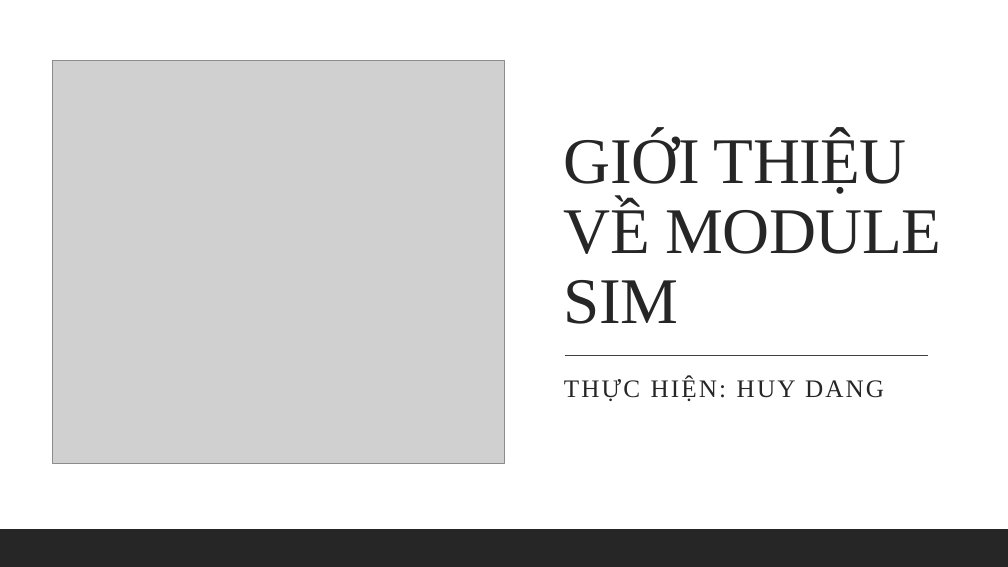
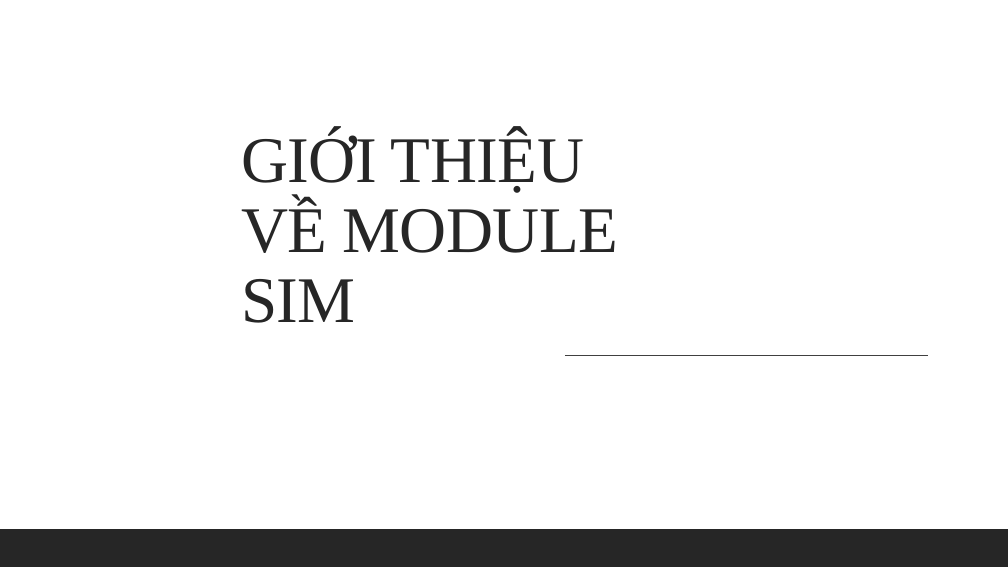
Before and after one commit to VANTHO15/SIM_LCD_HOC, a slide deck: slide 1 of Slide khoá SIM/Lesson_1.pptx. Drawn at 1008x567 pixels with LibreOffice and Linux fonts; fonts in the diff are those of the drawing; grey boxes stand for pictures. Boxes give left, top, right and bottom in pixels: in the first picture for what was removed or moved away, otherwise in the second. Text is boxed around its words. In the diff, an @@ line names an element or a change of style, - is before the commit and + after.

```diff
--- a/Slide khoá SIM/Lesson_1.pptx
+++ b/Slide khoá SIM/Lesson_1.pptx
@@ title "GIỚI THIỆU VỀ MODULE SIM": place and size @@
-title "GIỚI THIỆU VỀ MODULE SIM" at [564, 132, 941, 324]
+title "GIỚI THIỆU VỀ MODULE SIM" at [241, 131, 619, 323]
@@ picture removed at [52, 60, 504, 464] @@
@@ subtitle removed at [564, 377, 884, 401] @@
-THỰC HIỆN: HUY DANG
```
Also in this commit, not shown: 9 other slides changed, 3 other files.
